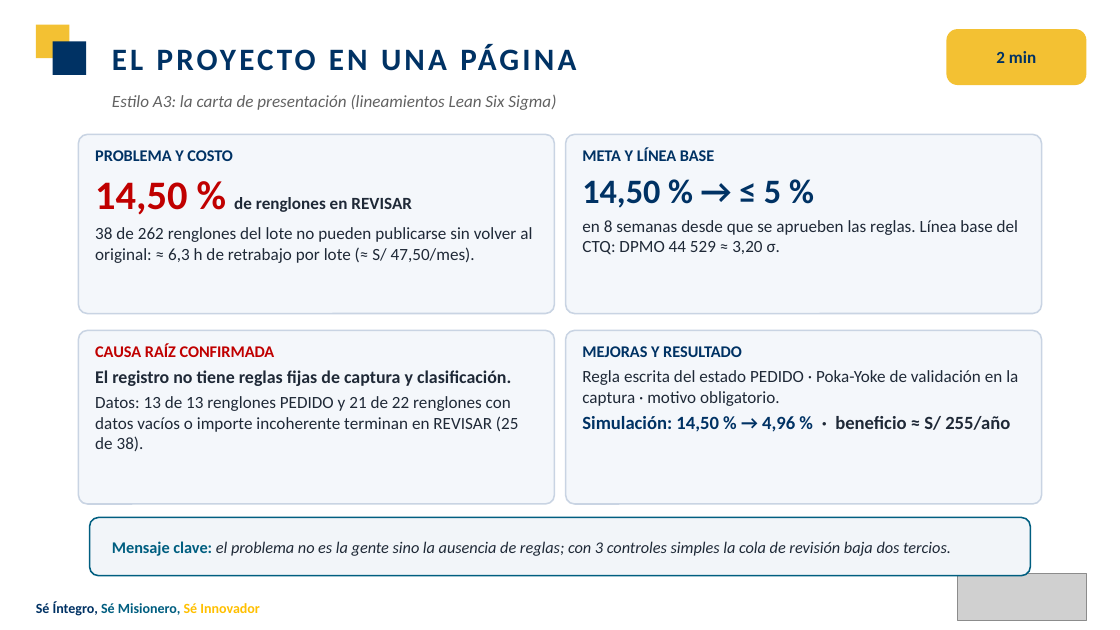
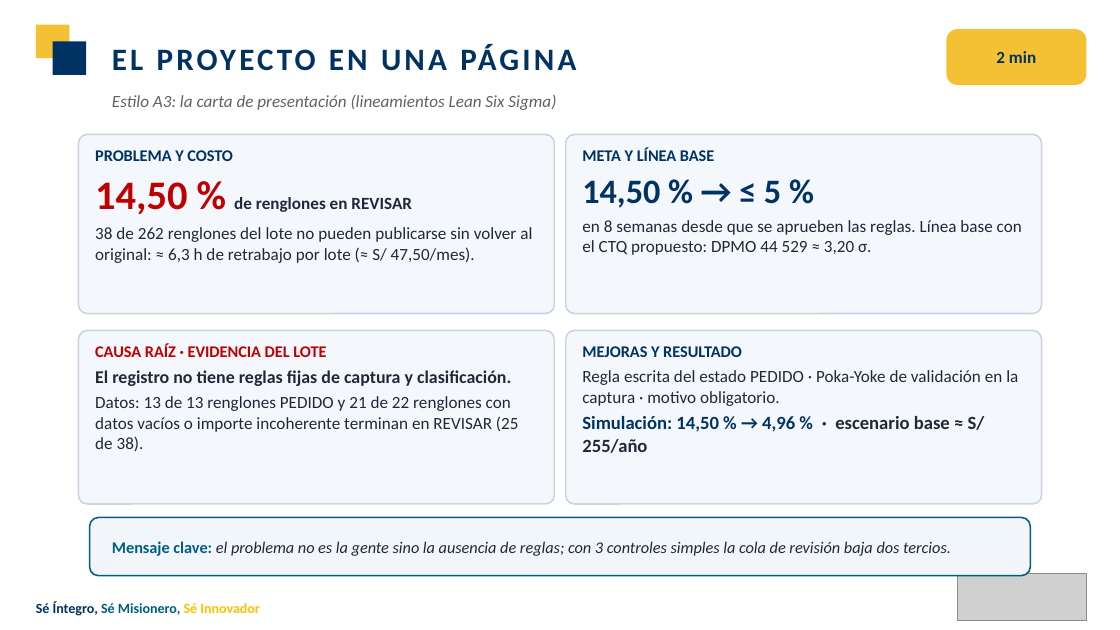
Before and after one commit to Nunclear/hidrocom-mejora-procesos-u3, a slide deck: slide 2 of 04_Producto_Final/U3_Presentacion_HIDROCOM.pptx. Drawn at 1120x630 pixels with LibreOffice and Linux fonts; fonts in the diff are those of the drawing; grey boxes stand for pictures. Boxes give left, top, right and bottom in pixels: in the first picture for what was removed or moved away, otherwise in the second. Text is boxed around its words. In the diff, an @@ line names an element or a change of style, - is before the commit and + after.

```diff
--- a/04_Producto_Final/U3_Presentacion_HIDROCOM.pptx
+++ b/04_Producto_Final/U3_Presentacion_HIDROCOM.pptx
@@ text at (582, 220, 1022, 255): text changed @@
-en 8 semanas desde que se aprueben las reglas. Línea base del CTQ: DPMO 44 529 ≈ 3,20 σ.
+en 8 semanas desde que se aprueben las reglas. Línea base con el CTQ propuesto: DPMO 44 529 ≈ 3,20 σ.
@@ text at (95, 344, 326, 357): text changed @@
-CAUSA RAÍZ CONFIRMADA
+CAUSA RAÍZ · EVIDENCIA DEL LOTE
@@ text at (582, 416, 985, 453): text changed; text colour #003264 to #1F2937 @@
-Simulación: 14,50 % → 4,96 % · beneficio ≈ S/ 255/año
+Simulación: 14,50 % → 4,96 % · escenario base ≈ S/ 255/año
```
Also in this commit, not shown: 4 other slides changed, 5 other files.
